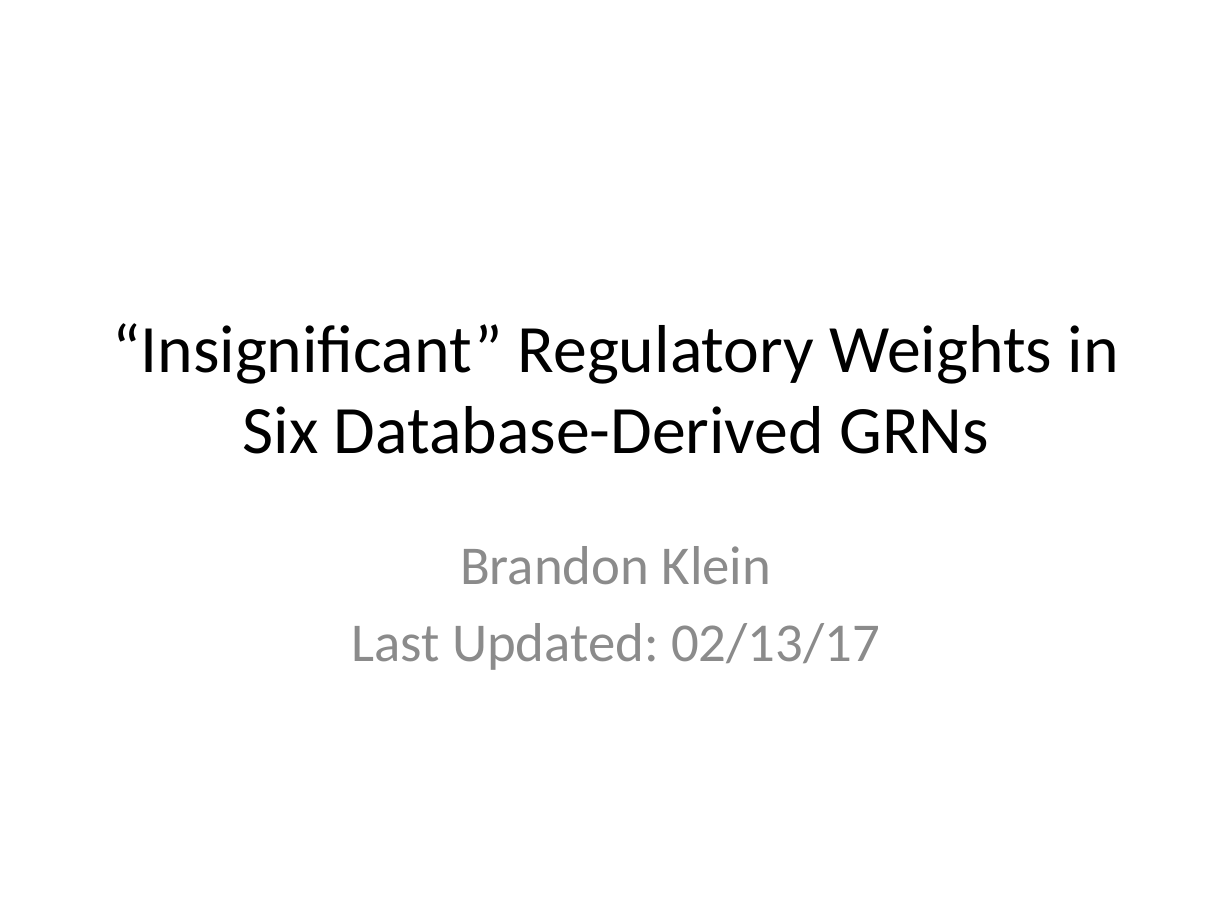
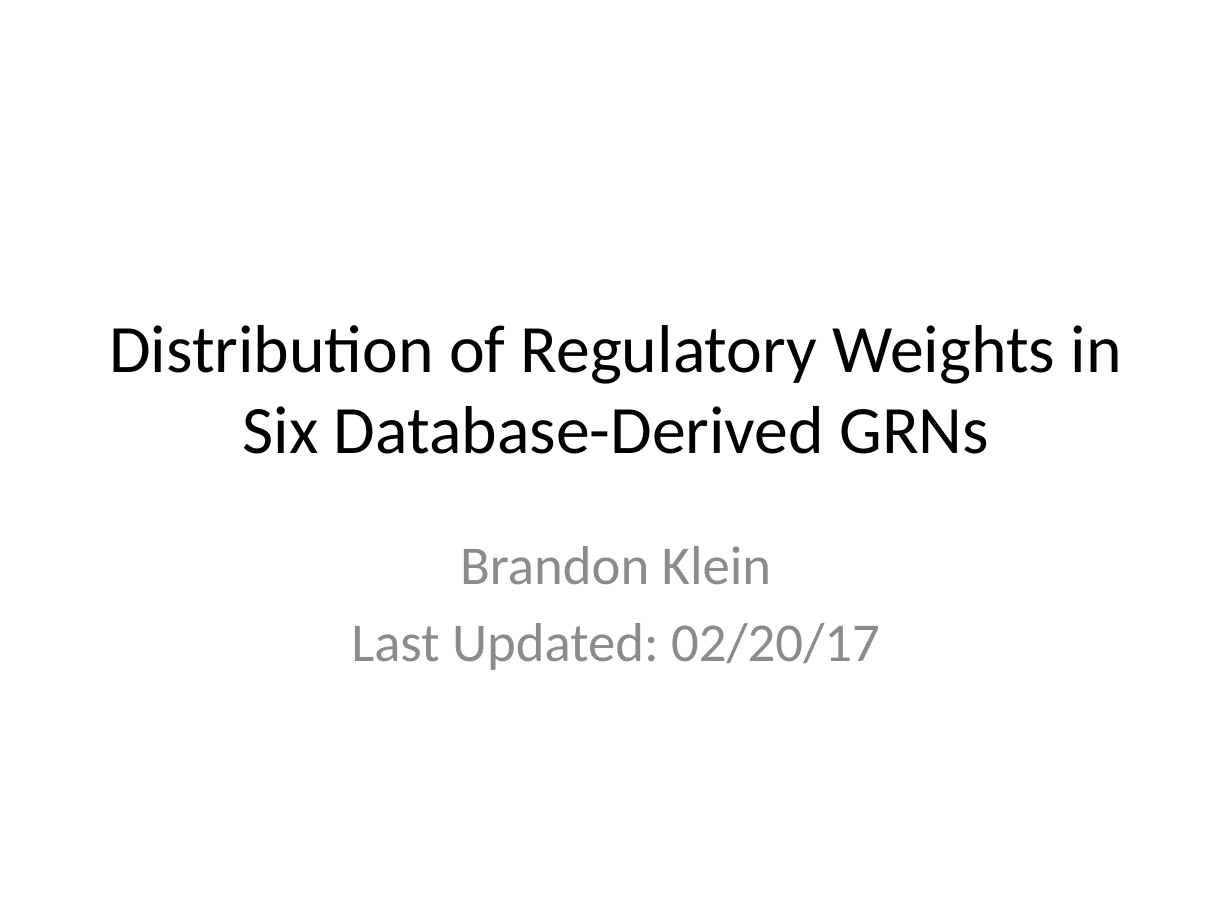
Before and after one commit to kdahlquist/DahlquistLab, a slide deck: slide 1 of documents/Weight-Distributions_Six-Networks_BK2017213.pptx. Drawn at 1232x924 pixels with LibreOffice and Linux fonts; fonts in the diff are those of the drawing. Boxes give left, top, right and bottom in pixels: in the first picture for what was removed or moved away, otherwise in the second. Text is boxed around its words. In the diff, an @@ line names an element or a change of style, - is before the commit and + after.

```diff
--- a/documents/Weight-Distributions_Six-Networks_BK2017213.pptx
+++ b/documents/Weight-Distributions_Six-Networks_BK2017213.pptx
@@ title at [109, 325, 1122, 454]: text changed @@
-“Insignificant” Regulatory Weights in Six Database-Derived GRNs
+Distribution of Regulatory Weights in Six Database-Derived GRNs
@@ subtitle at [351, 623, 880, 670]: text changed @@
-Last Updated: 02/13/17
+Last Updated: 02/20/17
```
Also in this commit, not shown: 6 other slides changed, 1 slide added.
